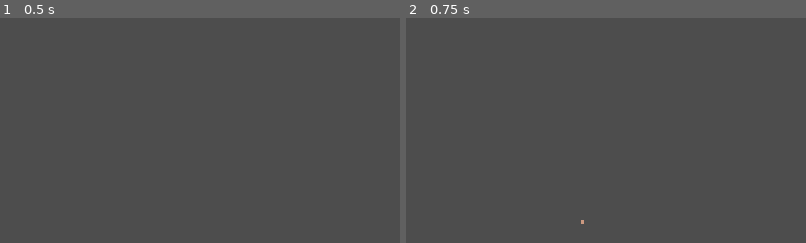
Above: before the commit, frames 1-2 (left to right).
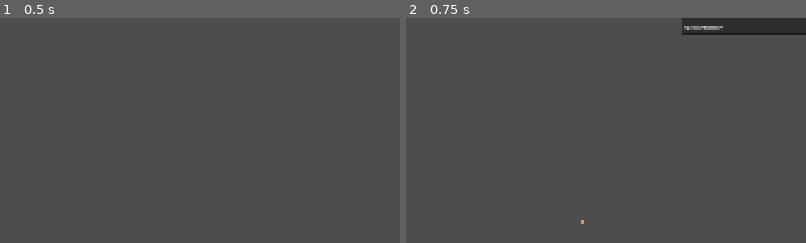
Above: after the commit, the same moments.

Repository: DragoonKiller/2DMeshTool
Game: Godot game, scene res://MeshEditor/Core.tscn
Same seed, same stepped clock (60 frames per second), same inputs: the game is played once before the commit and once after it.
Inputs (mouse positions are % of the whole screen's width and height, from its top left):
- Up to frame 1 (0.5 s): no input
- Up to frame 2 (0.75 s): tap Enter at 0.5 s; move the mouse to (72, 45) at 0.52 s; hold E (AddAnchor) from 0.53 s (still down); click (72, 45) at 0.67 s
The pictures show only the part of the screen within x 50-100%, y 0-50%; the shares and areas given below are measured in that part.

Frame 1 is identical in both runs. In frame 2, 2.3% of the frame differs, in the area x 69-100%, y 0-8%.

Commit message:
锚点存档和修改名称

Diff:
--- a/MeshEditor/Anchor.tscn
+++ /dev/null
@@ -1,6 +0,0 @@
-[gd_scene load_steps=2 format=3 uid="uid://d3d3uirc0ljew"]
-
-[ext_resource type="Script" uid="uid://djh2wfopcwpwe" path="res://MeshEditor/Anchor.gd" id="1_xoew5"]
-
-[node name="Anchor" type="Node2D"]
-script = ExtResource("1_xoew5")
--- a/MeshEditor/Anchor.gd
+++ b/MeshEditor/AnchorPoint.gd
@@ -23,4 +23,4 @@
 	Utils.draw_centered_rect(self, Vector2.ZERO, Vector2(2, 10), color, true)
 	draw_circle(Vector2.ZERO, 4, color, true)
 	if selected:
-		draw_string(Utils.font_default, Vector2.UP * 10, name, HORIZONTAL_ALIGNMENT_LEFT, -1, 20)
+		draw_string(Utils.font_default, Vector2.UP * 10, component_name, HORIZONTAL_ALIGNMENT_LEFT, -1, 20)
--- /dev/null
+++ b/MeshEditor/AnchorPoint.tscn
@@ -0,0 +1,6 @@
+[gd_scene load_steps=2 format=3 uid="uid://bqb6tlguhnr6b"]
+
+[ext_resource type="Script" uid="uid://djh2wfopcwpwe" path="res://MeshEditor/AnchorPoint.gd" id="1_xoew5"]
+
+[node name="AnchorPoint" type="Node2D"]
+script = ExtResource("1_xoew5")
--- a/MeshEditor/Core.tscn
+++ b/MeshEditor/Core.tscn
@@ -1,15 +1,27 @@
-[gd_scene load_steps=4 format=3 uid="uid://dyqpwuhgjsucq"]
+[gd_scene load_steps=5 format=3 uid="uid://dyqpwuhgjsucq"]
 
 [ext_resource type="PackedScene" uid="uid://uuaxpkshnho3" path="res://MeshEditor/MeshEditor.tscn" id="1_bxrg4"]
-[ext_resource type="PackedScene" uid="uid://c52mtnaomn1cg" path="res://MeshEditor/SpriteDisplay.tscn" id="2_shq6b"]
+[ext_resource type="PackedScene" uid="uid://0hr1pyhjyro7" path="res://MeshEditor/SpriteDisplay.tscn" id="2_shq6b"]
 [ext_resource type="PackedScene" uid="uid://b53c0qhyssnm8" path="res://MeshEditor/Data.tscn" id="3_shq6b"]
+[ext_resource type="PackedScene" uid="uid://s0ap068qfbca" path="res://MeshEditor/UI.tscn" id="4_cf7du"]
 
-[node name="Core" type="Node2D"]
+[node name="Core" type="Node"]
 
 [node name="SpriteDisplay" parent="." instance=ExtResource("2_shq6b")]
 
 [node name="MeshEditor" parent="." node_paths=PackedStringArray("data") instance=ExtResource("1_bxrg4")]
+dragFrom = Vector2(0, 0)
+dragTo = Vector2(0, 0)
+updateSelection = false
+updateMove = false
+selectedDotsIndex = Array[int]([])
+selectedSegmentsIndex = Array[int]([])
+undo_times = 0
 data = NodePath("../Data")
 
 [node name="Data" parent="." node_paths=PackedStringArray("root") instance=ExtResource("3_shq6b")]
 root = NodePath("../MeshEditor")
+
+[node name="UI" parent="." node_paths=PackedStringArray("data") instance=ExtResource("4_cf7du")]
+mouse_filter = 2
+data = NodePath("../Data")
--- a/MeshEditor/Data.gd
+++ b/MeshEditor/Data.gd
@@ -1,10 +1,8 @@
-# BackupManager.gd
 extends Node
-class_name BackupManager
 
 const Dot = preload("res://MeshEditor/Dot.gd")
 const Segment = preload("res://MeshEditor/Segment.gd")
-const Anchor = preload("res://MeshEditor/Anchor.gd")
+const AnchorPoint = preload("res://MeshEditor/AnchorPoint.gd")
 
 const file_path = "user://data.txt"
 
@@ -15,7 +13,7 @@
 var segments :Array[Segment] = []
 
 @export
-var anchors :Array[Anchor] = []
+var anchors :Array[AnchorPoint] = []
 
 @export
 var root:Node
@@ -85,7 +83,7 @@
 	if use_placeholder:
 		file.set_value("Anchors", "_", "_")
 	for i in anchors.size():
-		file.set_value("Anchors", String.num_int64(i), anchors[i].position)
+		file.set_value("Anchors", anchors[i].component_name, anchors[i].position)
 
 func serialize():
 	print("serialize!")
@@ -196,13 +194,15 @@
 		return
 	return new_segment(fromIndex, toIndex)
 
-func new_anchor(position:Vector2, anchor_name:String = "") -> Anchor:
+func new_anchor(position:Vector2, anchor_name:String = "") -> AnchorPoint:
 	if anchor_name == null or anchor_name == "":
 		print('invalid name!')
 		return
-	var anchor = Anchor.new()
+	var anchor = AnchorPoint.new()
 	anchor.position = position
-	anchor.name = name
+	anchor.name = anchor_name
+	anchor.component_name = anchor_name
+	print('anchor name:', anchor_name)
 	anchors.append(anchor)
 	root.add_child(anchor)
 	return anchor
--- a/MeshEditor/MeshEditor.gd
+++ b/MeshEditor/MeshEditor.gd
@@ -2,7 +2,7 @@
 
 const Dot = preload("res://MeshEditor/Dot.gd")
 const Segment = preload("res://MeshEditor/Segment.gd")
-const Anchor = preload("res://MeshEditor/Anchor.gd")
+const AnchorPoint = preload("res://MeshEditor/AnchorPoint.gd")
 const SpriteDisplay = preload("res://MeshEditor/SpriteDisplay.gd")
 const Data = preload("res://MeshEditor/Data.gd")
 
@@ -19,7 +19,10 @@
 var updateMove :bool = false
 
 @export
-var positionCopy :Array[Vector2] = []
+var dotsPositionCopy :Array[Vector2] = []
+
+@export
+var anchorsPositionCopy :Array[Vector2] = []
 
 @export
 var selectedDotsIndex :Array[int] = []
@@ -39,52 +42,64 @@
 func _exit_tree() -> void:
 	data.serialize()
 
-func _input(event):
+func _unhandled_input(event: InputEvent) -> void:
 
 	if event.is_action_pressed("Delete"):
 		delete_selection()
+		get_viewport().set_input_as_handled()
 
 	if event.is_action_pressed("AddDot") and not event.is_action_pressed("AddDotLinked"):
 		data.new_dot(get_global_mouse_position())
 		record_do()
+		get_viewport().set_input_as_handled()
 
 	if event.is_action_pressed("AddDotLinked"):
 		add_dot_linked()
 		record_do()
+		get_viewport().set_input_as_handled()
 
 	if event.is_action_pressed("Link"):
 		try_link()
 		record_do()
+		get_viewport().set_input_as_handled()
 
 	if event.is_action_pressed("CancelSelection"):
 		clear_selection()
+		get_viewport().set_input_as_handled()
 
 	if event.is_action_pressed("Undo"):
 		undo()
+		get_viewport().set_input_as_handled()
 
 	if event.is_action_pressed("AlignHorizontal"):
 		align_horizontal()
 		record_do()
+		get_viewport().set_input_as_handled()
 
 	if event.is_action_pressed("AlignVertical"):
 		align_vertical()
 		record_do()
+		get_viewport().set_input_as_handled()
 
 	if event.is_action_pressed("DeleteEdge"):
 		delete_edge()
 		record_do()
+		get_viewport().set_input_as_handled()
 
 	if event.is_action_pressed("Split"):
 		split()
 		record_do()
+		get_viewport().set_input_as_handled()
 
 	if event.is_action_pressed("MirrorHorizontal"):
 		mirror_horizontal()
 		record_do()
+		get_viewport().set_input_as_handled()
 
 	if event.is_action_pressed("MirrorVertical"):
 		mirror_vertical()
 		record_do()
+		get_viewport().set_input_as_handled()
 
 	if event.is_action_pressed("AddAnchor"):
 		data.new_anchor(get_global_mouse_position(), "NewAnchor")
@@ -98,20 +113,24 @@
 
 		if not (path == null or path == ""):
 			data.serialize_to_destination(path)
+		get_viewport().set_input_as_handled()
 
 	if event.is_action_pressed("Selection"):
 		dragFrom = get_global_mouse_position()
 		dragTo = dragFrom
 		if Input.is_key_pressed(KEY_SPACE):
 			updateMove = true
-			positionCopy.assign(data.dots.map(func(x): return x.position))
+			dotsPositionCopy.assign(data.dots.map(func(x): return x.position))
+			anchorsPositionCopy.assign(data.anchors.map(func(x): return x.position))
 		else:
 			if not Input.is_key_pressed(KEY_SHIFT):
 				clear_selection()
 			updateSelection = true
+		get_viewport().set_input_as_handled()
 
 	if event is InputEventMouseMotion:
 		dragTo = get_global_mouse_position()
+		get_viewport().set_input_as_handled()
 
 	if event.is_action_released("Selection"):
 		dragTo = dragFrom
@@ -119,6 +138,9 @@
 			record_do()
 		updateMove = false
 		updateSelection = false
+		get_viewport().set_input_as_handled()
+
+
 
 func _notification(what):
 	if what == NOTIFICATION_WM_CLOSE_REQUEST:
@@ -133,9 +155,12 @@
 
 	if updateMove:
 		print(dragTo - dragFrom)
-		for i in range(data.dots.size()):
+		for i in data.dots.size():
 			if data.dots[i].selected:
-				data.dots[i].position = positionCopy[i] + (dragTo - dragFrom)
+				data.dots[i].position = dotsPositionCopy[i] + (dragTo - dragFrom)
+		for i in data.anchors.size():
+			if data.anchors[i].selected:
+				data.anchors[i].position = anchorsPositionCopy[i] + (dragTo - dragFrom)
 
 	queue_redraw()
 
@@ -213,10 +238,10 @@
 		dot.queue_free()
 	data.dots = data.dots.filter(func(x:Dot): return not x.selected)
 
-	var remove_anchors = data.anchors.filter(func(x:Anchor): return x.selected)
-	for anchor :Anchor in remove_anchors:
+	var remove_anchors = data.anchors.filter(func(x:AnchorPoint): return x.selected)
+	for anchor :AnchorPoint in remove_anchors:
 		anchor.queue_free()
-	data.anchors = data.anchors.filter(func(x:Anchor): return not x.selected)
+	data.anchors = data.anchors.filter(func(x:AnchorPoint): return not x.selected)
 
 func record_do():
 	undo_times = 0
--- a/MeshEditor/Segment.tscn
+++ /dev/null
@@ -1,6 +0,0 @@
-[gd_scene load_steps=2 format=3 uid="uid://c1neerya5cmgo"]
-
-[ext_resource type="Script" uid="uid://dvcu70w8dgkee" path="res://MeshEditor/Segment.gd" id="1_bucuw"]
-
-[node name="Segment" type="Node2D"]
-script = ExtResource("1_bucuw")
--- a/MeshEditor/SpriteDisplay.gd
+++ b/MeshEditor/SpriteDisplay.gd
@@ -31,17 +31,21 @@
 	else:
 		image_path = ""
 
-func _input(event: InputEvent) -> void:
+func _unhandled_input(event: InputEvent) -> void:
 	if event.is_action_pressed("AddTransparency"):
 		var color = modulate
 		color.a += 0.1
 		color.a = min(color.a, 1)
 		modulate = color
+		get_viewport().set_input_as_handled()
+
 	if event.is_action_pressed("SubTransparency"):
 		var color = modulate
 		color.a -= 0.1
 		color.a = max(0.1, color.a)
 		modulate = color
+		get_viewport().set_input_as_handled()
+
 	if event.is_action_pressed("OpenFile"):
 		if not dialog:
 			dialog = FileDialog.new()
@@ -60,6 +64,7 @@
 		print('assigned image_path:', dialog.current_dir)
 		add_child(dialog)
 		dialog.show()
+		get_viewport().set_input_as_handled()
 
 func on_file_selected(path :String):
 	load_image(path)
--- /dev/null
+++ b/MeshEditor/UI.gd
@@ -0,0 +1,33 @@
+extends CanvasLayer
+
+const UIAnchorEntry = preload("res://MeshEditor/UIAnchorEntry.gd")
+const UIAnchorEntryTemplate = preload("res://MeshEditor/UIAnchorEntry.tscn")
+const Data = preload("res://MeshEditor/Data.gd")
+
+
+@export
+var data :Data
+
+@export
+var entryRoot :VBoxContainer
+
+@export
+var entries :Array[UIAnchorEntry] = []
+
+
+func _process(_delta: float) -> void:
+	for i in data.anchors.size():
+		var anchor = data.anchors[i]
+		if entries.size() <= i:
+			new_entry()
+		var entry :UIAnchorEntry = entries[i]
+		entry.set_source(anchor)
+	for i in range(data.anchors.size(), entries.size()):
+		entries[i].queue_free()
+	entries.resize(data.anchors.size())
+
+func new_entry():
+	var entry = UIAnchorEntryTemplate.instantiate()
+	entries.append(entry)
+	entryRoot.add_child(entry)
+	return entry
--- /dev/null
+++ b/MeshEditor/UI.tscn
@@ -0,0 +1,21 @@
+[gd_scene load_steps=2 format=3 uid="uid://s0ap068qfbca"]
+
+[ext_resource type="Script" uid="uid://cqddu08st06gl" path="res://MeshEditor/UI.gd" id="1_ukwx4"]
+
+[node name="UI" type="CanvasLayer" node_paths=PackedStringArray("entryRoot")]
+script = ExtResource("1_ukwx4")
+entryRoot = NodePath("ScrollContainer/VBoxContainer")
+
+[node name="ScrollContainer" type="ScrollContainer" parent="."]
+anchors_preset = 11
+anchor_left = 1.0
+anchor_right = 1.0
+anchor_bottom = 1.0
+offset_left = -298.0
+grow_horizontal = 0
+grow_vertical = 2
+size_flags_vertical = 3
+
+[node name="VBoxContainer" type="VBoxContainer" parent="ScrollContainer"]
+layout_mode = 2
+size_flags_horizontal = 3
--- /dev/null
+++ b/MeshEditor/UIAnchorEntry.gd
@@ -0,0 +1,43 @@
+extends Control
+
+const AnchorPoint = preload("res://MeshEditor/AnchorPoint.gd")
+
+@export
+var anchor :AnchorPoint
+
+var text :TextEdit:
+	get:
+		return find_child("Text")
+
+func _ready() -> void:
+	text.connect("focus_entered", on_focus_entered)
+	text.connect("text_changed", on_text_changed)
+
+func _process(_delta: float) -> void:
+	if not anchor:
+		return
+	if anchor.selected:
+		text.set_line_background_color(0, Color(0.2, 0.3, 0.2, 1))
+	else:
+		text.set_line_background_color(0, Color(0, 0, 0, 0))
+
+func _unhandled_input(event):
+	if event is InputEventMouseButton and event.pressed:
+		var focus = get_viewport().gui_get_focus_owner()
+		if focus and (focus is LineEdit or focus is TextEdit):
+			var click_pos = event.position
+			if not focus.get_global_rect().has_point(click_pos):
+				focus.release_focus()
+
+func on_focus_entered():
+	anchor.selected = true
+
+func on_text_changed(new_text:String):
+	anchor.component_name = new_text
+
+func set_source(source_anchor:AnchorPoint):
+	if anchor == source_anchor:
+		return
+	anchor = source_anchor
+	name = source_anchor.component_name
+	text.text = source_anchor.component_name
--- /dev/null
+++ b/MeshEditor/UIAnchorEntry.tscn
@@ -0,0 +1,19 @@
+[gd_scene load_steps=2 format=3 uid="uid://cvvhxxm15op83"]
+
+[ext_resource type="Script" uid="uid://dxhmg5xist5rp" path="res://MeshEditor/UIAnchorEntry.gd" id="1_usfif"]
+
+[node name="UIAnchorEntry" type="Control"]
+custom_minimum_size = Vector2(0, 40)
+layout_mode = 3
+anchors_preset = 0
+script = ExtResource("1_usfif")
+
+[node name="Text" type="LineEdit" parent="."]
+layout_mode = 1
+anchors_preset = 15
+anchor_right = 1.0
+anchor_bottom = 1.0
+grow_horizontal = 2
+grow_vertical = 2
+size_flags_vertical = 3
+text = "texttextdefault"
--- a/project.godot
+++ b/project.godot
@@ -141,6 +141,11 @@
 "events": [Object(InputEventKey,"resource_local_to_scene":false,"resource_name":"","device":-1,"window_id":0,"alt_press …(192 unchanged characters)…
 ]
 }
+Cancel={
+"deadzone": 0.2,
+"events": [Object(InputEventKey,"resource_local_to_scene":false,"resource_name":"","device":-1,"window_id":0,"alt_pressed":false,"shift_pressed":false,"ctrl_pressed":false,"meta_pressed":false,"pressed":false,"keycode":0,"physical_keycode":4194305,"key_label":0,"unicode":0,"location":0,"echo":false,"script":null)
+]
+}
 
 [layer_names]
 
Renamed: MeshEditor/Anchor.gd.uid -> MeshEditor/AnchorPoint.gd.uid
Not shown: 1 places in MeshEditor/Dot.tscn that only renumber resources
Not shown: 1 places in MeshEditor/SpriteDisplay.tscn that only renumber resources
Not shown, added: MeshEditor/UI.gd.uid
Not shown, added: MeshEditor/UIAnchorEntry.gd.uid
